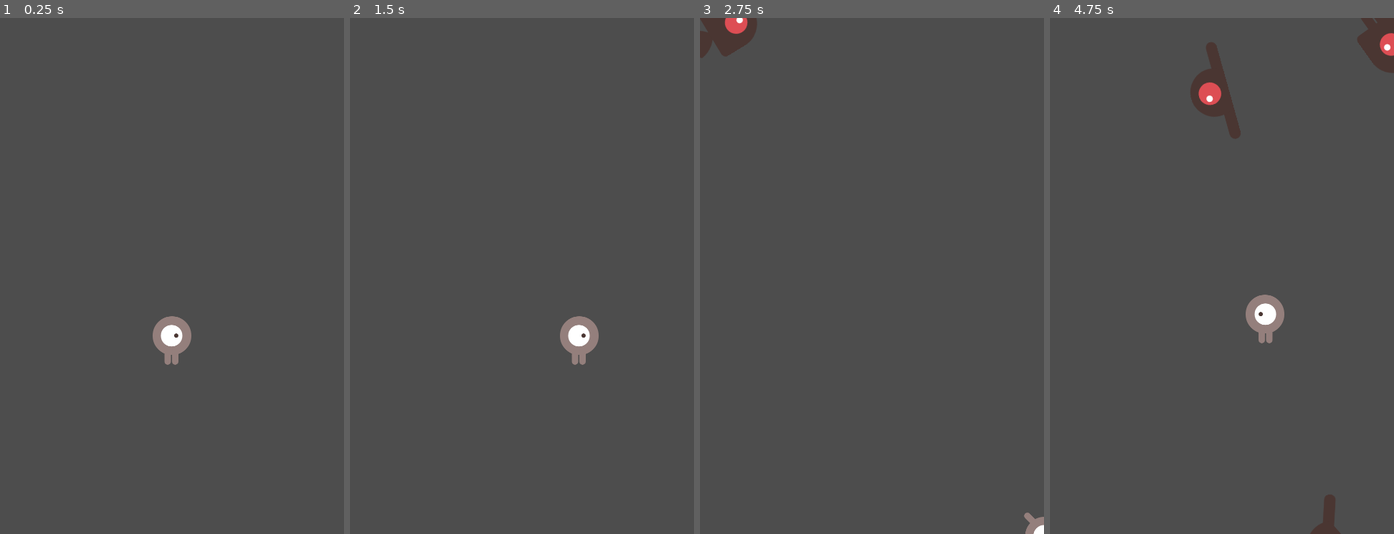
Above: before the commit, frames 1-4 (left to right).
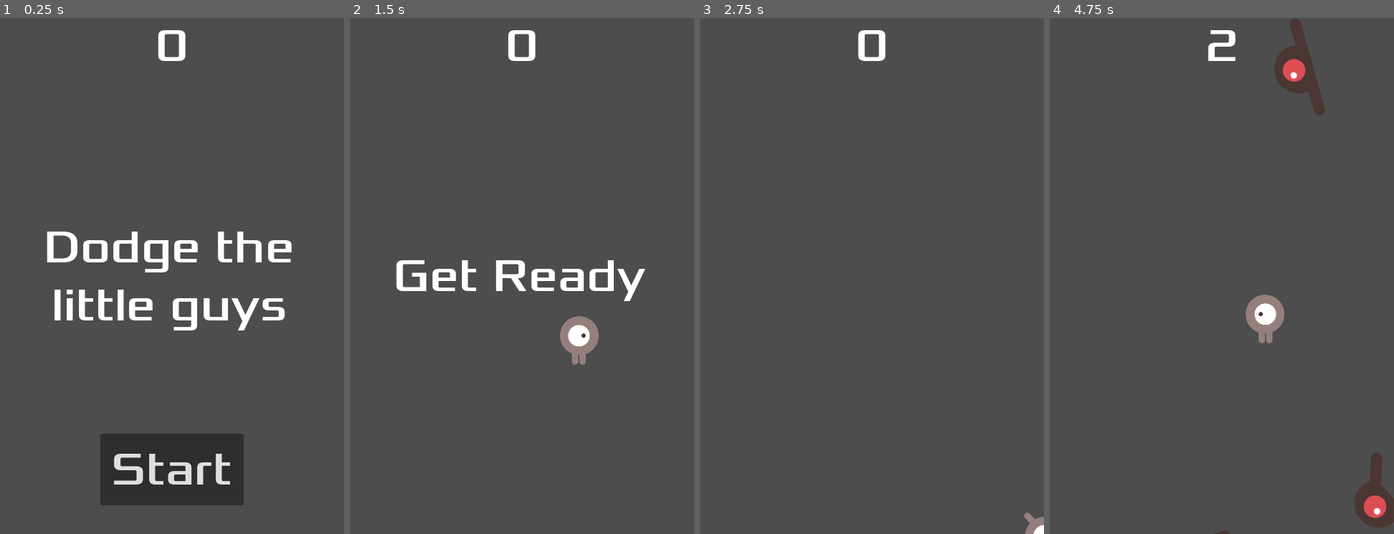
Above: after the commit, the same moments.

Repository: Juniper19/game-1-tutorial
Game: Godot game, scene res://main.tscn
The game is run twice, just before and just after one commit, with the same random seed, the same clock (stepped at 60 frames per second) and the same inputs.
Inputs (mouse positions are in pixels of both pictures, inside the frame that each line leads up to):
- Up to frame 1 (0.25 s): no input
- Up to frame 2 (1.5 s): click (522, 472) at 0.5 s, where only the run after the commit has a clickable "Start"; tap Enter at 1.25 s; hold Right (move_right) from 1.28 s (still down)
- Up to frame 3 (2.75 s): release Right (move_right) at 2.03 s; hold Down (move_down) from 2.03 s (still down)
- Up to frame 4 (4.75 s): release Down (move_down) at 2.78 s; hold Right (move_right) 2.78-3.53 s; hold Up (move_up) 3.53-4.28 s; hold Left (move_left) from 4.28 s (still down)

The runs differ from the first frame. In frame 1, 10% of the frame differs, in the area x 13-85%, y 2-95%; in frame 2, 2.1%; in frame 3, 1.2%; in frame 4, 4.6%.

Commit message:
working wip

Diff:
--- /dev/null
+++ b/HUD.gd
@@ -0,0 +1,29 @@
+extends CanvasLayer
+
+signal start_game
+
+func show_message(text):
+	$Message.text = text
+	$Message.show()
+	$MessageTimer.start()
+
+func show_game_over():
+	show_message("Game Over")
+	# Wait until the MessageTimer has counted down.
+	await $MessageTimer.timeout
+
+	$Message.text = "Dodge the Creeps!"
+	$Message.show()
+	# Make a one-shot timer and wait for it to finish.
+	await get_tree().create_timer(1.0).timeout
+	$StartButton.show()
+
+func update_score(score):
+	$ScoreLabel.text = str(score)
+
+func _on_start_button_pressed():
+	$StartButton.hide()
+	start_game.emit()
+
+func _on_message_timer_timeout():
+	$Message.hide()
--- a/canvas_layer.tscn
+++ b/hud.tscn
@@ -1,8 +1,10 @@
-[gd_scene load_steps=2 format=3 uid="uid://cqnjl7v4sly2j"]
+[gd_scene load_steps=3 format=3 uid="uid://cqnjl7v4sly2j"]
 
+[ext_resource type="Script" uid="uid://o5cqmsnx655u" path="res://HUD.gd" id="1_tg4cr"]
 [ext_resource type="FontFile" uid="uid://c28ls8doccyel" path="res://fonts/Xolonium-Regular.ttf" id="1_v2lfg"]
 
-[node name="CanvasLayer" type="CanvasLayer"]
+[node name="HUD" type="CanvasLayer"]
+script = ExtResource("1_tg4cr")
 
 [node name="ScoreLabel" type="Label" parent="."]
 anchors_preset = 10
@@ -21,10 +23,10 @@
 anchor_top = 1.0
 anchor_right = 0.5
 anchor_bottom = 1.0
-offset_left = -231.0
-offset_top = -191.0
-offset_right = 236.0
-offset_bottom = -32.0
+offset_left = -237.0
+offset_top = -439.0
+offset_right = 230.0
+offset_bottom = -280.0
 grow_horizontal = 2
 grow_vertical = 0
 theme_override_fonts/font = ExtResource("1_v2lfg")
@@ -53,3 +55,6 @@
 [node name="MessageTimer" type="Timer" parent="."]
 wait_time = 2.0
 one_shot = true
+
+[connection signal="pressed" from="StartButton" to="." method="_on_start_button_pressed"]
+[connection signal="timeout" from="MessageTimer" to="." method="_on_message_timer_timeout"]
--- a/main.gd
+++ b/main.gd
@@ -4,10 +4,11 @@
 var score
 
 func _ready():
-	new_game()
+	pass
 
 func _on_score_timer_timeout():
 	score += 1
+	$HUD.update_score(score)
 
 func _on_start_timer_timeout():
 	$MobTimer.start()
@@ -41,8 +42,12 @@
 func game_over():
 	$ScoreTimer.stop()
 	$MobTimer.stop()
+	$HUD.show_game_over()
 
 func new_game():
 	score = 0
 	$Player.start($StartPosition.position)
 	$StartTimer.start()
+
+	$HUD.update_score(score)
+	$HUD.show_message("Get Ready")
--- a/main.tscn
+++ b/main.tscn
@@ -1,8 +1,9 @@
-[gd_scene load_steps=5 format=3 uid="uid://bb7rh4kml0kax"]
+[gd_scene load_steps=6 format=3 uid="uid://bb7rh4kml0kax"]
 
 [ext_resource type="Script" uid="uid://dieksh7jdvctv" path="res://main.gd" id="1_ig7tw"]
 [ext_resource type="PackedScene" uid="uid://c8smh6xhlkofp" path="res://mob.tscn" id="2_0xm2m"]
 [ext_resource type="PackedScene" uid="uid://jmnvk74iypwk" path="res://player.tscn" id="3_h2yge"]
+[ext_resource type="PackedScene" uid="uid://cqnjl7v4sly2j" path="res://hud.tscn" id="4_1bvp3"]
 
 [sub_resource type="Curve2D" id="Curve2D_0xm2m"]
 _data = {
@@ -13,6 +14,8 @@
 [node name="Main" type="Node"]
 script = ExtResource("1_ig7tw")
 mob_scene = ExtResource("2_0xm2m")
+
+[node name="Player" parent="." instance=ExtResource("3_h2yge")]
 
 [node name="MobTimer" type="Timer" parent="."]
 wait_time = 0.5
@@ -31,8 +34,9 @@
 
 [node name="MobSpawnLocation" type="PathFollow2D" parent="MobPath"]
 
-[node name="Player" parent="." instance=ExtResource("3_h2yge")]
+[node name="HUD" parent="." instance=ExtResource("4_1bvp3")]
 
 [connection signal="timeout" from="MobTimer" to="." method="_on_mob_timer_timeout"]
 [connection signal="timeout" from="ScoreTimer" to="." method="_on_score_timer_timeout"]
 [connection signal="timeout" from="StartTimer" to="." method="_on_start_timer_timeout"]
+[connection signal="start_game" from="HUD" to="." method="new_game"]
Not shown, added: HUD.gd.uid
